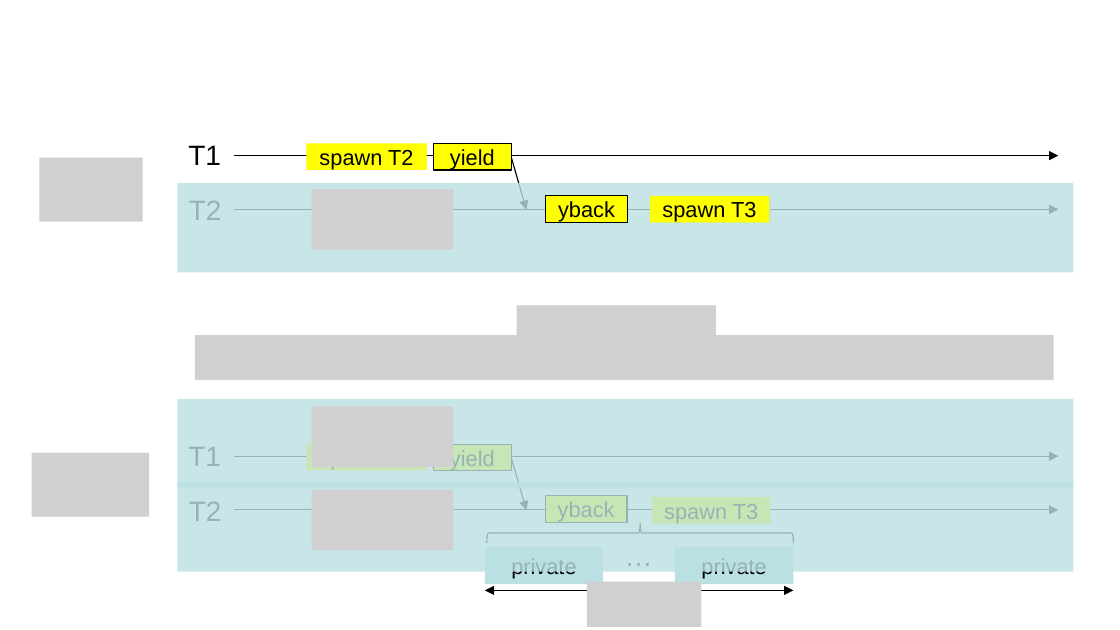
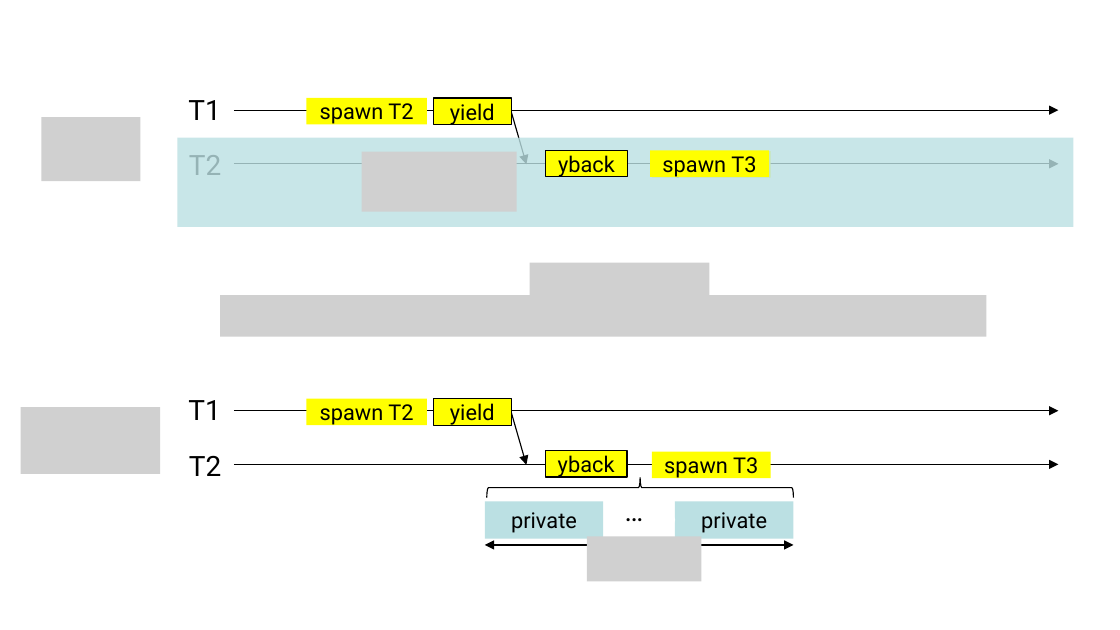
Before and after one commit to jieungkim/phd_thesis, a slide deck: slide 7 of figs/conlink/concurrent_linking.pptx (slide 27 before the commit). Drawn at 1120x630 pixels with LibreOffice and Linux fonts; fonts in the diff are those of the drawing; grey boxes stand for pictures. Boxes give left, top, right and bottom in pixels: in the first picture for what was removed or moved away, otherwise in the second. Text is boxed around its words. In the diff, an @@ line names an element or a change of style, - is before the commit and + after.

```diff
--- a/figs/conlink/concurrent_linking.pptx
+++ b/figs/conlink/concurrent_linking.pptx
@@ picture: place and size @@
-picture at bbox=[39, 158, 142, 222]
+picture at bbox=[41, 116, 140, 180]
@@ 12 rectangles, 6 arrows, 5 texts, 1 picture, 1 double arrow, 1 left brace, 1 ellipse: place and size @@
-12 rectangles, 6 arrows, 5 texts, 1 picture, 1 double arrow, 1 left brace, 1 ellipse at bbox=[177, 143, 1073, 626]
+12 rectangles, 6 arrows, 5 texts, 1 picture, 1 double arrow, 1 left brace, 1 ellipse at bbox=[177, 97, 1073, 581]
@@ picture added at bbox=[362, 151, 516, 212] @@
@@ picture removed at bbox=[311, 189, 452, 250] @@
@@ rectangle removed at bbox=[545, 195, 627, 222] @@
-yback
@@ picture added at bbox=[530, 263, 710, 305] @@
@@ picture added at bbox=[220, 296, 986, 337] @@
@@ picture removed at bbox=[516, 306, 716, 351] @@
@@ picture removed at bbox=[195, 335, 1054, 380] @@
@@ picture added at bbox=[20, 408, 160, 475] @@
@@ rectangle removed at bbox=[177, 399, 1073, 488] @@
@@ picture removed at bbox=[311, 407, 452, 467] @@
@@ picture removed at bbox=[31, 452, 149, 516] @@
@@ rectangle removed at bbox=[177, 483, 1073, 572] @@
@@ picture removed at bbox=[311, 489, 452, 550] @@
@@ font Arial to Roboto in 16 elements at bbox=[485, 502, 604, 539], bbox=[675, 502, 794, 539], bbox=[189, 155, 221, 175], bbox=[652, 151, 771, 178], bbox=[188, 400, 220, 420], bbox=[433, 99, 511, 125], bbox=[307, 399, 428, 426], bbox=[188, 100, 220, 120], bbox=[307, 97, 428, 124], bbox=[433, 399, 511, 426], bbox=[189, 455, 221, 476], bbox=[652, 451, 771, 478], bbox=[545, 450, 627, 477], bbox=[545, 150, 627, 177], bbox=[650, 150, 768, 177], bbox=[614, 488, 664, 533] @@
```
Also in this commit, not shown: 7 other slides changed, 23 slides removed, 16 other files.
